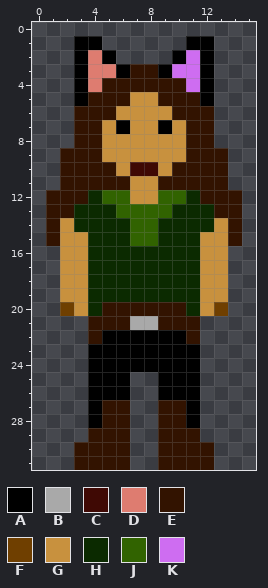
Pixel-art sprite, stored at assets/Player/Player_sprite_1.png. Above is the file before it was changed.
The file is 32x32 pixels. The old version is drawn lined up with the new one, on the new canvas.
Palette (. is transparent): A #000000  B #a9a9a9  C #3f0904  D #de7c70  E #321300  F #6f3f00  G #c8913e  H #0b2a00  J #316300  K #ce6df1
Pixels before, first column x 1:
 1 ..AA......AA..
 2 ..ADA....AKA..
 3 ..ADDAEEAKKA..
 4 ..ADEEEEEEKA..
 5 ..AEEEGGEEEA..
 6 ..EEEGGGGEEE..
 7 ..EEGAGGAGEE..
 8 ..EEGGGGGGEE..
 9 .EEEGGGGGGEEE.
10 .EEEEGCCGEEEE.
11 .EEEEEGGEEEEE.
12 EEEHJJGGJJHEEE
13 EEHHHJJJJHHHEE
14 EGHHHHJJHHHHGE
15 EGGHHHJJHHHGGE
16 .GGHHHHHHHHGG.
17 .GGHHHHHHHHGG.
18 .GGHHHHHHHHGG.
19 .GGHHHHHHHHGG.
20 .FGHEEEEEEHGF.
21 ...EEEBBEEE...
22 ...EAAAAAAE...
23 ...AAAAAAAA...
24 ...AAAAAAAA...
25 ...AAA..AAA...
26 ...AAA..AAA...
27 ...AEE..EEA...
28 ...AEE..EEA...
29 ...EEE..EEE...
30 ..EEEE..EEEE..
31 ..EEEE..EEEE..
The result:
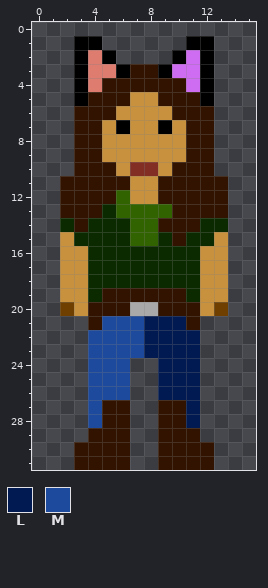
Colours new in this view: L #011a51  M #1e4a9d
Log entry: added a side profile to player character (yes that took 6 hours im good thx for asking)
The edit:
canvas 32x32 -> 16x32, the old top-left corner now at -8,0 (the part of the old canvas that was cut away was empty and is not shown)
colour C: #3f0904 -> #822e24
y 9..10: x 2 E -> .; x 13 E -> .
y 12: x 1 E -> .; x 4..5 HJ -> EE; x 9..11 JJH -> EEE; x 14 E -> .
y 13: x 1 E -> .; x 3..4 HH -> EE; x 10..12 HHH -> EEE; x 14 E -> .
y 14: x 1..3 EGH -> .HE; x 9..11 HHH -> EEE; x 13..14 GE -> H.
y 15: x 1 E -> .; x 3 G -> H; x 10 H -> E; x 12 G -> H; x 14 E -> .
y 19: x 5..10 HHHHHH -> EEEEEE
y 20: x 4 H -> E; x 7..8 EE -> BB; x 11 H -> E
y 21: x 5..10 EEBBEE -> MMMLLL
y 22: x 4..11 EAAAAAAE -> MMMMLLLL
y 23: x 4..11 AAAAAAAA -> MMMMLLLL
y 24: x 4..11 AAAAAAAA -> MMM..LLL
y 25..26: x 4..6 AAA -> MMM; x 9..11 AAA -> LLL
y 27..28: x 4 A -> M; x 11 A -> L
Boxes around the changes in both pictures, in picture pixels (x1, y1, x2, y2):
changed: (46, 148, 242, 428)
